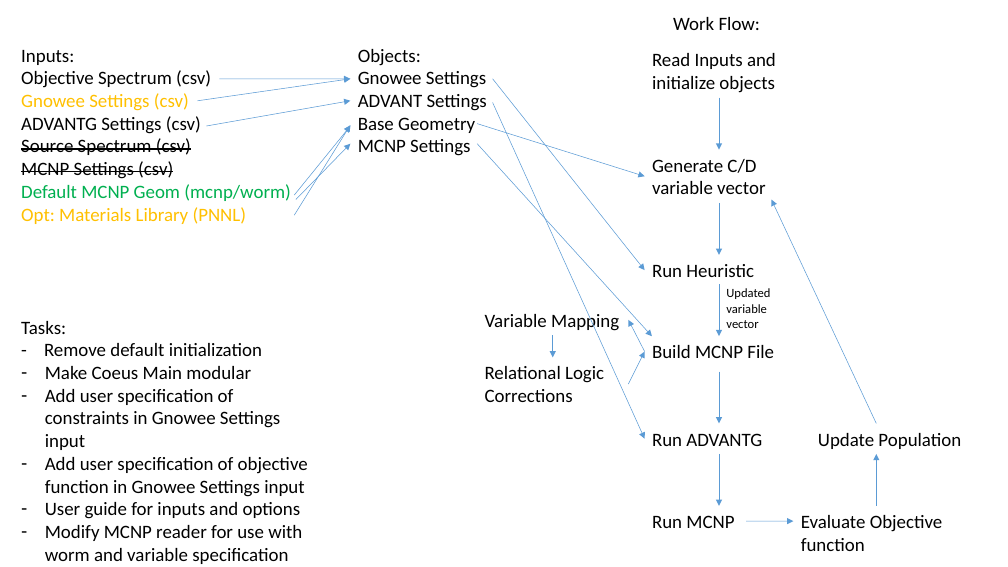
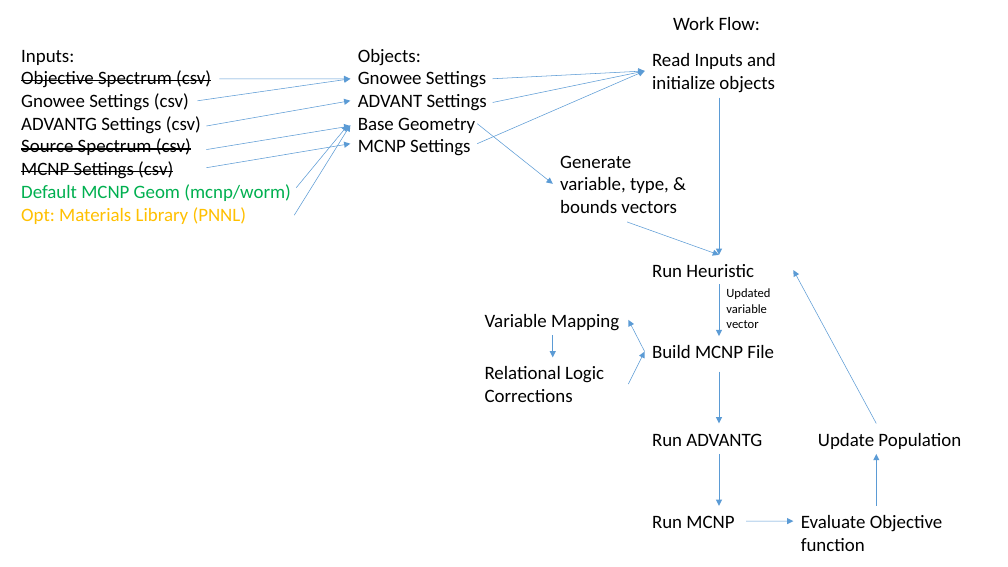
Before and after one commit to SlaybaughLab/Coeus, a slide deck: slide 1 of Proposed Workflow.pptx. Drawn at 1008x567 pixels with LibreOffice and Linux fonts; fonts in the diff are those of the drawing. Boxes give left, top, right and bottom in pixels: in the first picture for what was removed or moved away, otherwise in the second. Text is boxed around its words. In the diff, an @@ line names an element or a change of style, - is before the commit and + after.

```diff
--- a/Proposed Workflow.pptx
+++ b/Proposed Workflow.pptx
@@ text at <box>21,70,211,111</box>: strikethrough on in "Objective Spectrum (csv)"; text colour #FFC000 to #000000 in "Gnowee Settings (csv)" @@
@@ arrow moved from (477, 144) - (652, 337) to (477, 144) - (645, 71) @@
@@ arrow moved from (493, 79) - (645, 270) to (493, 79) - (645, 71) @@
@@ arrow moved from (493, 103) - (645, 439) to (493, 103) - (645, 71) @@
@@ arrow moved from (719, 98) - (719, 150) to (719, 98) - (719, 255) @@
@@ arrow moved from (296, 200) - (350, 144) to (206, 168) - (350, 144) @@
@@ arrow moved from (294, 195) - (350, 126) to (206, 150) - (350, 126) @@
@@ arrow added from (296, 188) to (348, 126), #5B9BD5 0.5 pt @@
@@ arrow moved from (477, 124) - (645, 176) to (477, 124) - (553, 184) @@
@@ text at <box>560,155,676,213</box>: text changed @@
-Generate C/D variable vector
+Generate variable, type, & bounds vectors
@@ arrow moved from (719, 203) - (719, 255) to (628, 222) - (719, 255) @@
@@ arrow moved from (876, 423) - (771, 200) to (876, 423) - (793, 270) @@
@@ text removed at <box>21,321,308,564</box> @@
-Tasks:
-- Remove default initialization
-– Make Coeus Main modular
-– Add user specification of constraints in Gnowee Settings input
-– Add user specification of objective function in Gnowee Settings input
-– User guide for inputs and options
-– Modify MCNP reader for use with worm and variable specification
```
Also in this commit, not shown: 7 other files.
